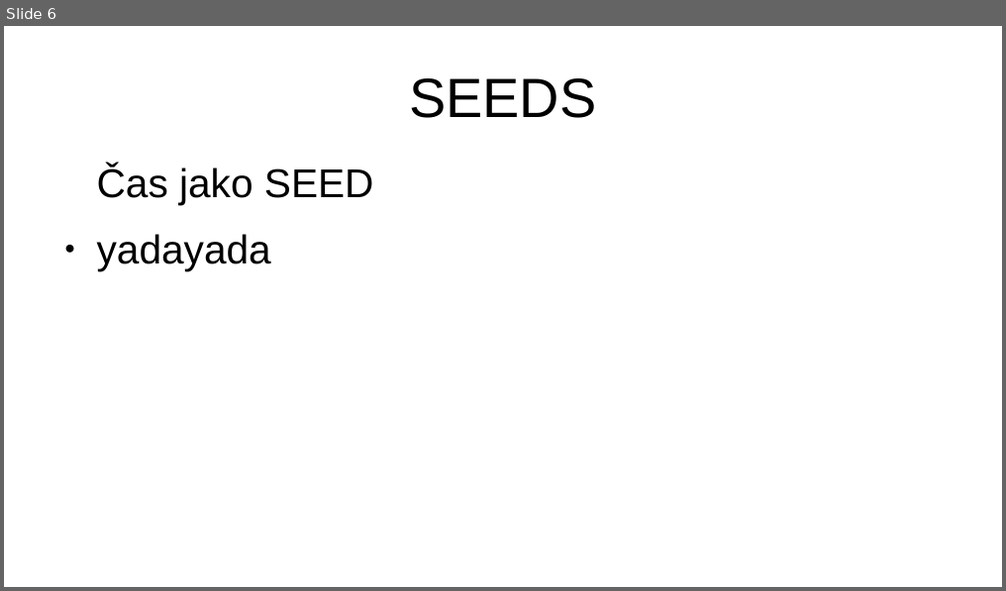
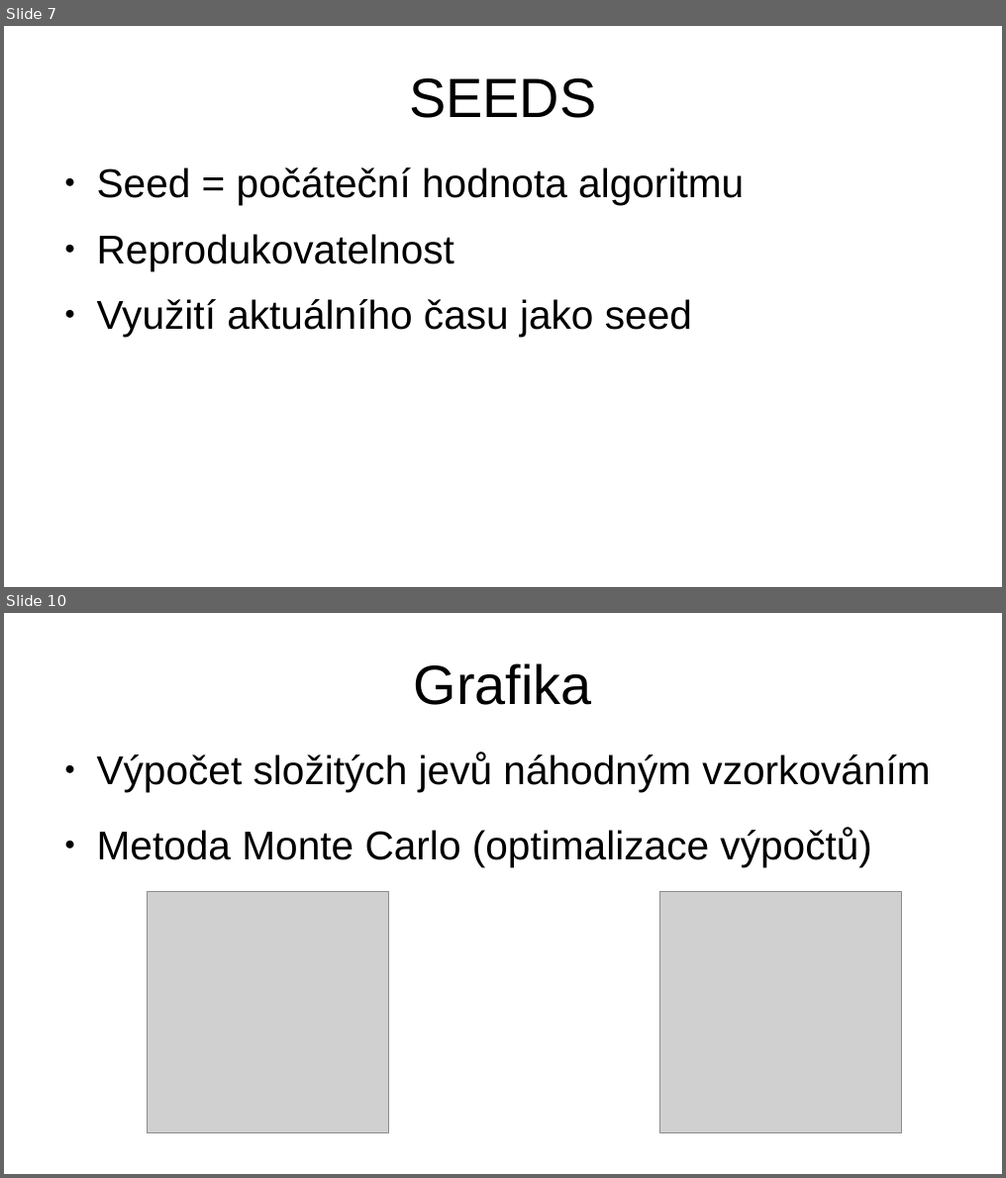
Before and after one commit to hruboson/UTB-PO-RAND, a slide deck: presentation.pptx. Shown one above the other, each under a label of ours: slide 6 before the commit, slides 7 and 10 after it; the slides between them are not shown. The pictures are 1006x591 and 1006x1178 pixels, drawn with LibreOffice and Linux fonts; fonts in the diff are those of the drawing; grey boxes stand for pictures. Boxes give left, top, right and bottom in pixels: in the first picture for what was removed or moved away, otherwise in the second. Text is boxed around its words. In the diff, an @@ line names an element or a change of style, - is before the commit and + after.

```diff
--- a/presentation.pptx
+++ b/presentation.pptx
@@ slide 10 added at bbox=[4, 613, 1002, 1174], background #FFFFFF @@
@@ title added at bbox=[414, 663, 592, 705], 44 pt, text #000000 @@
+Grafika
@@ text added at bbox=[97, 753, 930, 867], 32 pt, text #000000 @@
+● Výpočet složitých jevů náhodným vzorkováním
+● Metoda Monte Carlo (optimalizace výpočtů)
@@ picture added at bbox=[148, 892, 389, 1134] @@
@@ picture added at bbox=[660, 892, 902, 1134] @@
@@ what was slide 6 is now slide 7 @@
@@ slide 7 changed as well @@
@@ text at bbox=[97, 168, 744, 337]: text changed @@
-Čas jako SEED
-● yadayada
+● Seed = počáteční hodnota algoritmu
+● Reprodukovatelnost
+● Využití aktuálního času jako seed
```
Also in this commit, not shown: 12 other slides added, 12 slides removed.
